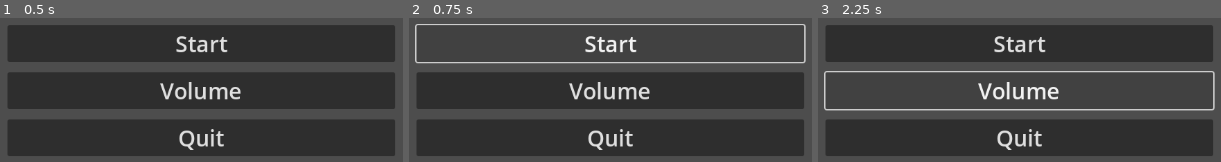
Above: before the commit, frames 1-3 (left to right).
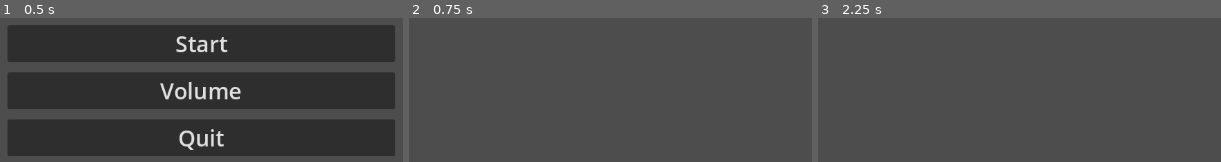
Above: after the commit, the same moments.

Repository: DrWaffle454/Cyborg-Game
Game: Godot game, scene res://Assets/Scenes/Menu UI/main_menu.tscn
Same seed, same stepped clock (60 frames per second), same inputs: the game is played once before the commit and once after it.
Inputs (mouse positions are in pixels of both pictures, inside the frame that each line leads up to):
- Up to frame 1 (0.5 s): no input
- Up to frame 2 (0.75 s): click "Start" at 0.5 s
- Up to frame 3 (2.25 s): click (1019, 43) at 1.25 s, where only the run before the commit has a clickable "Start"; click (1019, 90) at 2 s, where only the run before the commit has a clickable "Volume"

Frame 1 is identical in both runs. In frame 2, 50% of the frame differs, in the area x 1-99%, y 4-96%; in frame 3, 52%.

Commit message:
Main Deletion Bug FIX

Diff:
--- a/Assets/Scenes/CORE/main.tscn
+++ b/Assets/Scenes/CORE/main.tscn
@@ -1,5 +1,3 @@
+[gd_scene format=3 uid="uid://bsvfv0tfsk3r1"]
 
-
-[node name="Main" type="Node2D"]
-
-[node name="Player" parent="." instance=ExtResource("1_6yycc")]
+[node name="main" type="Node2D"]
--- /dev/null
+++ b/Assets/Scenes/Game World/player.tscn
@@ -0,0 +1,24 @@
+[gd_scene load_steps=4 format=3 uid="uid://cgod7e3u474vm"]
+
+[ext_resource type="Script" path="res://Assets/Scripts/Game World/player.gd" id="1_hnkut"]
+[ext_resource type="Texture2D" uid="uid://ccxf5epwyv8rx" path="res://Assets/Images/Tiles/thrwoing.png" id="1_p06v7"]
+
+[sub_resource type="SpriteFrames" id="SpriteFrames_gy822"]
+animations = [{
+"frames": [{
+"duration": 1.0,
+"texture": ExtResource("1_p06v7")
+}],
+"loop": true,
+"name": &"Test",
+"speed": 5.0
+}]
+
+[node name="player" type="CharacterBody2D"]
+script = ExtResource("1_hnkut")
+
+[node name="AnimatedSprite2D" type="AnimatedSprite2D" parent="."]
+position = Vector2(436, 364)
+scale = Vector2(0.0898438, 0.0957031)
+sprite_frames = SubResource("SpriteFrames_gy822")
+animation = &"Test"
